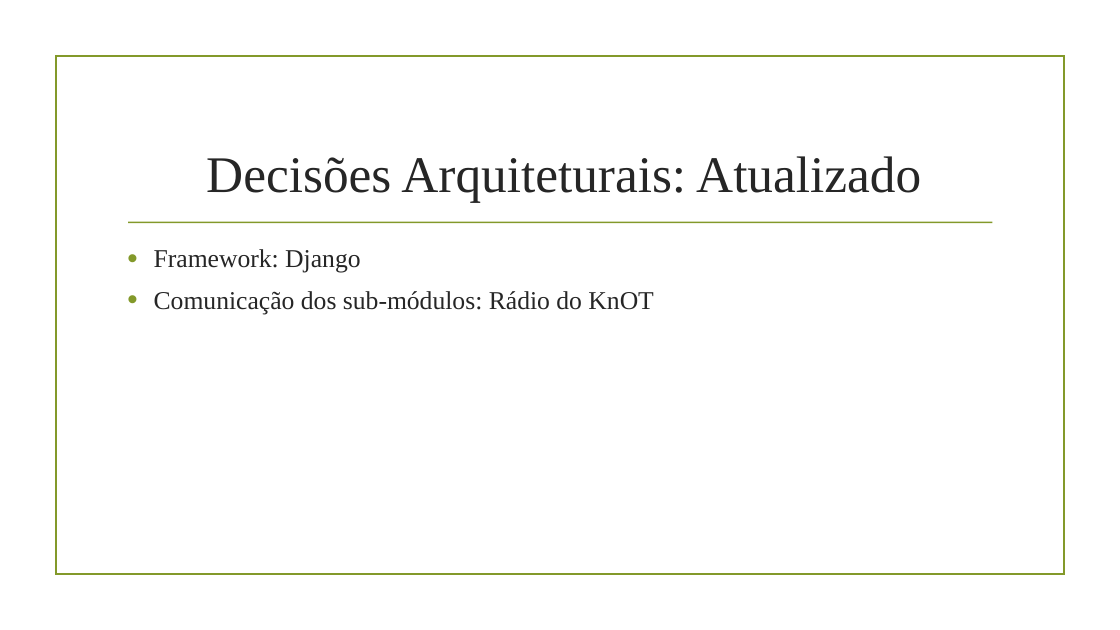
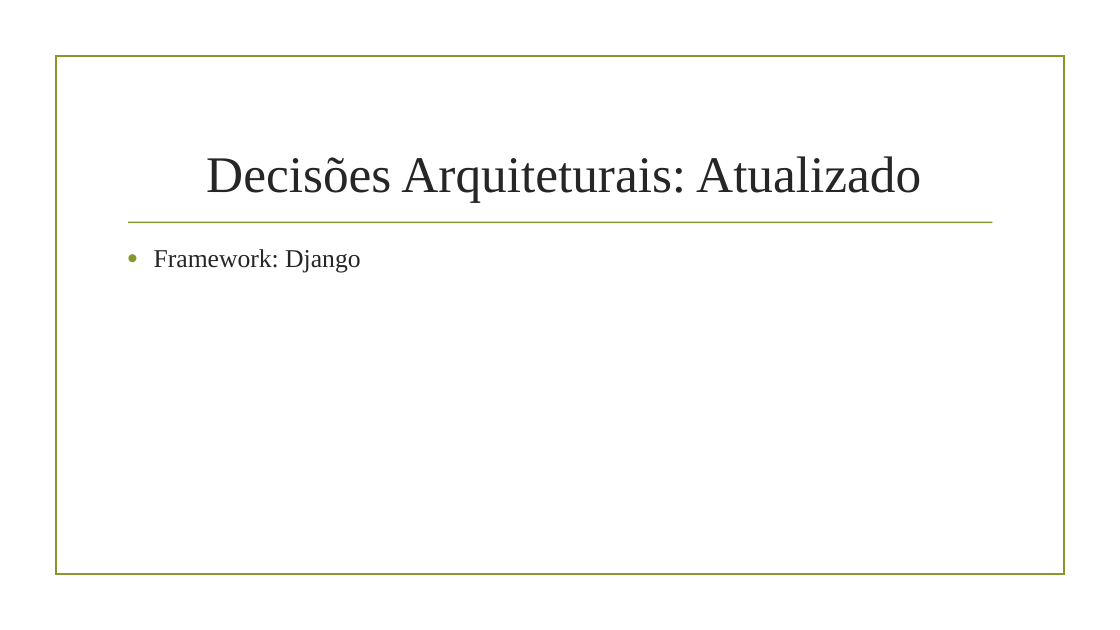
Before and after one commit to EduardoBrito97/SafeNSound, a slide deck: slide 4 of Projeto Teoria/Sprint 2/Sprint 2.odp. Drawn at 1120x630 pixels with LibreOffice and Linux fonts; fonts in the diff are those of the drawing; background and template pictures are left out. Boxes give left, top, right and bottom in pixels: in the first picture for what was removed or moved away, otherwise in the second. Text is boxed around its words. In the diff, an @@ line names an element or a change of style, - is before the commit and + after.

```diff
--- a/Projeto Teoria/Sprint 2/Sprint 2.odp
+++ b/Projeto Teoria/Sprint 2/Sprint 2.odp
@@ text at (154,291,653,315): paragraph removed @@
-• Comunicação dos sub-módulos: Rádio do KnOT
```
Also in this commit, not shown: 1 other slide changed, 1 other file.
